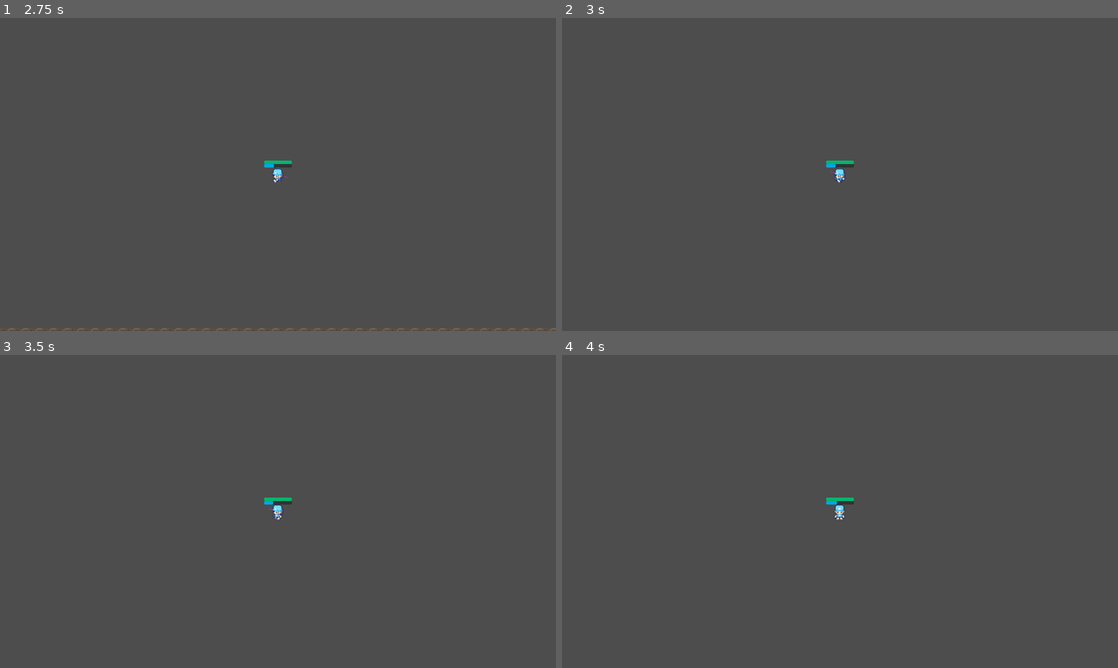
Above: before the commit, frames 1-4 (two rows, left to right).
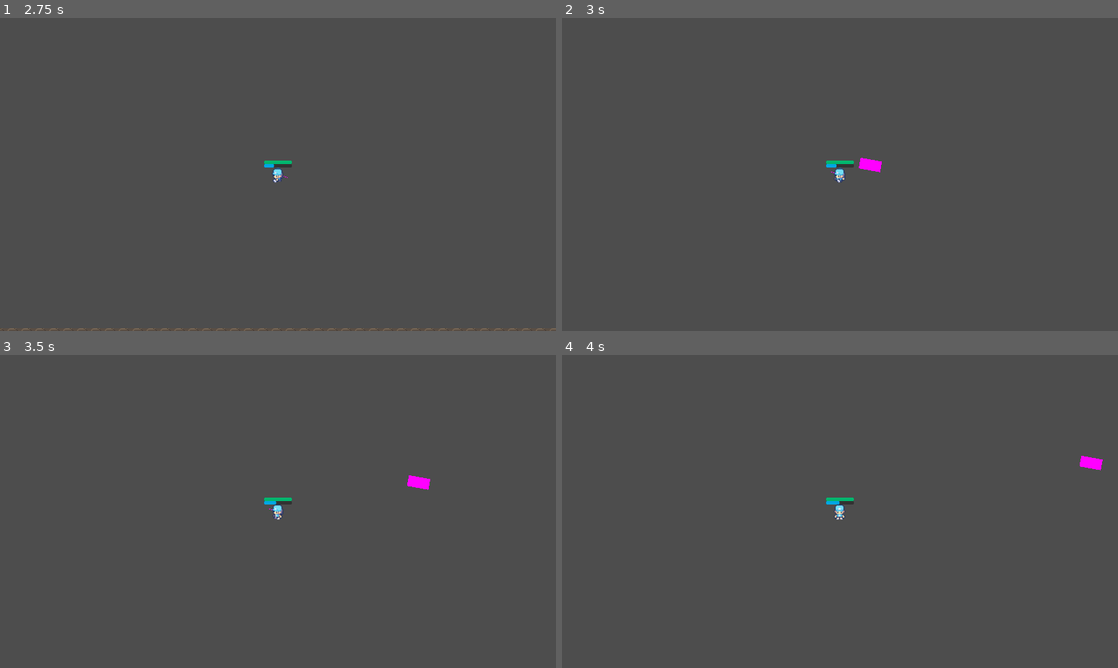
Above: after the commit, the same moments.

Repository: GDTV-Game-Jam-2024/GDTV
Game: Godot game, scene res://Scenes/main_menu.tscn
Same seed, same stepped clock (60 frames per second), same inputs: the game is played once before the commit and once after it. The engine's default icon, where the game draws it, is replaced by a stand-in: a white triangle on a blue panel in a dark square.
Inputs (mouse positions are in pixels of both pictures, inside the frame that each line leads up to):
- Up to frame 1 (2.75 s): click "Play" at 0.5 s; tap Enter at 1.25 s; move the mouse to (250, 237) at 1.27 s; hold Mouse wheel down (scrollDOWN) 1.28-2.03 s; hold Up (ui_up) from 1.28 s (still down); move the mouse to (444, 221) at 2.02 s; tap Mouse wheel up (scrollUP) at 2.1 s
- Up to frame 2 (3 s): move the mouse to (673, 127) at 2.77 s; release Up (ui_up) at 2.78 s; press the mouse at (673, 127) at 2.78 s; hold Left (ui_left) from 2.78 s (still down)
- Up to frame 3 (3.5 s): keep holding Left (ui_left)
- Up to frame 4 (4 s): keep holding Left (ui_left); move the mouse to (867, 511) at 3.52 s; release the mouse at (867, 511) at 3.53 s; tap 1 (wand1) at 3.6 s

Frame 1 is identical in both runs. In frame 2, 0.1% of the frame differs, in the area x 49-58%, y 44-50%; in frame 3, 0.1%, in the area x 49-78%, y 38-48%; in frame 4, 0.1%.
Error before the commit: Cannot call method 'instantiate' on a null value. (res://Scripts/weapon.gd:48)

Commit message:
Goblin and skeleton archer added
Set both of them to 1 HP
Set spawn portal to 200 HP
Created archer weapon and projectile

Diff:
--- a/Scenes/Entities/Goblin.tscn
+++ b/Scenes/Entities/Goblin.tscn
@@ -232,12 +232,15 @@
 
 [node name="NPC" instance=ExtResource("1_0nelu")]
 statMovementSpeed = 200.0
-statMaxHP = 10
+statMaxHP = 1
 meleeAttackDamage = 5
+meleeChargeHealthThreshold = 0
+meleeChanceForCharge = 0
 meleeChargeDamage = 10
 meleeChargeSpeed = 300.0
 State_ATTACK_RANGE = false
 State_ATTACK_RANGE_SMART = false
+State_ATTACK_MELEE_CHARGE = false
 
 [node name="AnimatedSprite2D" parent="." index="1"]
 sprite_frames = SubResource("SpriteFrames_34m42")
--- /dev/null
+++ b/Scenes/Entities/Skeleton_Archer.tscn
@@ -0,0 +1,23 @@
+[gd_scene load_steps=4 format=3 uid="uid://cvc238h4atmg1"]
+
+[ext_resource type="PackedScene" uid="uid://djmvmje8k5mgm" path="res://Scenes/Entities/NPC.tscn" id="1_d5yqo"]
+[ext_resource type="Texture2D" uid="uid://by8elav3rp0m8" path="res://Sprites/skeleton_archer.png" id="2_7qvt0"]
+[ext_resource type="PackedScene" uid="uid://bbyi2gaabt5st" path="res://Scenes/Weapons/enemy_wand_skeleton.tscn" id="2_otmkc"]
+
+[node name="NPC" instance=ExtResource("1_d5yqo")]
+statMovementSpeed = 100.0
+statMaxHP = 1
+meleeAttackCooldown = 1.5
+meleeChargeHealthThreshold = 0
+meleeChanceForCharge = 0
+meleeChargeSpeed = 200.0
+rangedWeapon = ExtResource("2_otmkc")
+rangedChanceForSmart = 0
+State_ATTACK_MELEE = false
+State_ATTACK_MELEE_CHARGE = false
+
+[node name="Sprite2D" parent="." index="2"]
+visible = true
+position = Vector2(0, -0.25)
+scale = Vector2(1.5, 1.5)
+texture = ExtResource("2_7qvt0")
--- /dev/null
+++ b/Scenes/Projectiles/projectile.tscn
@@ -0,0 +1,29 @@
+[gd_scene load_steps=4 format=3 uid="uid://c4gqfcinusn6j"]
+
+[ext_resource type="Script" path="res://Scripts/projectile.gd" id="1_52qdc"]
+
+[sub_resource type="PlaceholderTexture2D" id="PlaceholderTexture2D_ldumk"]
+size = Vector2(50, 25)
+
+[sub_resource type="RectangleShape2D" id="RectangleShape2D_yg3sc"]
+size = Vector2(6, 6)
+
+[node name="Projectile" type="Node2D"]
+script = ExtResource("1_52qdc")
+
+[node name="Sprite2D" type="Sprite2D" parent="."]
+texture = SubResource("PlaceholderTexture2D_ldumk")
+
+[node name="CollisionArea" type="Area2D" parent="."]
+collision_layer = 2
+monitorable = false
+
+[node name="CollisionShape2D" type="CollisionShape2D" parent="CollisionArea"]
+shape = SubResource("RectangleShape2D_yg3sc")
+
+[node name="GPUParticles2D" type="GPUParticles2D" parent="."]
+
+[node name="Timer" type="Timer" parent="."]
+
+[connection signal="body_entered" from="CollisionArea" to="." method="_on_collision_area_body_entered"]
+[connection signal="timeout" from="Timer" to="." method="_on_timer_timeout"]
--- /dev/null
+++ b/Scenes/Projectiles/skeleton_projectile.tscn
@@ -0,0 +1,12 @@
+[gd_scene load_steps=3 format=3 uid="uid://cjhqfoj7sagdj"]
+
+[ext_resource type="PackedScene" uid="uid://c4gqfcinusn6j" path="res://Scenes/Projectiles/projectile.tscn" id="1_fjr3c"]
+[ext_resource type="Texture2D" uid="uid://pnj48e72y14c" path="res://Sprites/arrow.png" id="2_vcif3"]
+
+[node name="Projectile" instance=ExtResource("1_fjr3c")]
+
+[node name="Sprite2D" parent="." index="0"]
+position = Vector2(-18, 0)
+rotation = 2.35619
+scale = Vector2(2, 2)
+texture = ExtResource("2_vcif3")
--- /dev/null
+++ b/Scenes/Weapons/enemy_wand_skeleton.tscn
@@ -0,0 +1,9 @@
+[gd_scene load_steps=3 format=3 uid="uid://bbyi2gaabt5st"]
+
+[ext_resource type="PackedScene" uid="uid://ohlhdt3pway8" path="res://Scenes/Weapons/weapon.tscn" id="1_idhey"]
+[ext_resource type="PackedScene" uid="uid://cjhqfoj7sagdj" path="res://Scenes/Projectiles/skeleton_projectile.tscn" id="2_sgao3"]
+
+[node name="Weapon" instance=ExtResource("1_idhey")]
+cooldown = 1.5
+spread = 15
+projectile = ExtResource("2_sgao3")
--- a/Scenes/Weapons/wand_basic.tscn
+++ b/Scenes/Weapons/wand_basic.tscn
@@ -3,4 +3,7 @@
 [ext_resource type="PackedScene" uid="uid://ohlhdt3pway8" path="res://Scenes/Weapons/weapon.tscn" id="1_0oh2n"]
 
 [node name="WandBasic" instance=ExtResource("1_0oh2n")]
+cooldown = 0.8
+manaCost = 10
+spread = 10
 team = "Player"
--- a/Scenes/Weapons/weapon.tscn
+++ b/Scenes/Weapons/weapon.tscn
@@ -1,14 +1,14 @@
 [gd_scene load_steps=4 format=3 uid="uid://ohlhdt3pway8"]
 
 [ext_resource type="Script" path="res://Scripts/weapon.gd" id="1_321qb"]
-[ext_resource type="PackedScene" uid="uid://c4gqfcinusn6j" path="res://Scenes/projectile.tscn" id="2_6n4m7"]
+[ext_resource type="PackedScene" uid="uid://c4gqfcinusn6j" path="res://Scenes/Projectiles/projectile.tscn" id="2_v60rr"]
 
 [sub_resource type="PlaceholderTexture2D" id="PlaceholderTexture2D_ixuf2"]
 size = Vector2(10, 1)
 
 [node name="Weapon" type="Node2D"]
 script = ExtResource("1_321qb")
-projectile = ExtResource("2_6n4m7")
+projectile = ExtResource("2_v60rr")
 
 [node name="Sprite2D" type="Sprite2D" parent="."]
 position = Vector2(19, 0)
--- a/Scenes/spawn_portal.gd
+++ b/Scenes/spawn_portal.gd
@@ -8,19 +8,21 @@
 @export var spawnTimer : float = 7  # how much time left until next spawn
 @export var spawnPower : int = 10  # how many enemies get spawned per cycle
 @export var spawnCounter : int = 0  # how many enemies were spawned this cycle
-@export var health : int = 20  # how much damage it can take
+@export var health : int = 200  # how much damage it can take
 @export var isAlive : bool = true
 
 var goblin : PackedScene = load("res://Scenes/Entities/Goblin.tscn") as PackedScene
+var skeletonArcher : PackedScene = load("res://Scenes/Entities/Skeleton_Archer.tscn") as PackedScene
 
 
 # allows initialization with coordinates
 func init(coordinates : Vector2) -> void:
 	global_position = coordinates
-	spawnTimer = 3
+	spawnTimer = 7
 	spawnPower = 10
 	health = 20
 	isAlive = true
+
 
 func _ready() -> void:
 	pass
@@ -37,9 +39,7 @@
 	else:
 		kill()
 
-
 	if spawnTimer < 0:
-
 		spawnCycle()
 
 
@@ -54,21 +54,21 @@
 	if spawnPower < 20 :
 		while spawnCounter < spawnPower:
 			spawn_enemy(goblin)
-			spawnCounter += 2
+			spawnCounter += 5
+			# TODO: move power value for spawnCounter into NPC as an export
 	elif spawnPower < 50:
 		while spawnCounter < spawnPower:
 			spawn_enemy(goblin)
-			spawnCounter += 2
-			print("spawning an archer")
-			spawnCounter += 4
+			spawnCounter += 5
+			spawn_enemy(skeletonArcher)
+			spawnCounter += 15
 	elif spawnPower < 100:
 		while spawnCounter < spawnPower:
 			spawn_enemy(goblin)
 			spawnCounter += 2
 			spawn_enemy(goblin)
 			spawnCounter += 2
-
-			print("spawning an archer")
+			spawn_enemy(skeletonArcher)
 			spawnCounter += 4
 			print("spawning a giant")
 			spawnCounter += 10
@@ -83,7 +83,7 @@
 	spawnTimer = spawnTimer + spawnTimerMax
 
 
-func spawn_enemy(enemyType) -> void:
+func spawn_enemy(enemyType: PackedScene) -> void:
 	var spawn_location : PathFollow2D = $SummonPath/PathFollow2D as PathFollow2D
 	spawn_location.progress_ratio = randf()
 	print("Spawn Location set to ", spawn_location.position)
@@ -94,19 +94,6 @@
 	print(newEnemy," was created.")
 
 
-
-# TODO: does this bind the goblin to the spawn portal?
-func spawn_goblin():
-	var spawn_location = $SummonPath/PathFollow2D
-	spawn_location.progress_ratio = randf()
-	print("Spawn Location set to ", spawn_location.position)
-
-	var new_goblin = goblin.instantiate()
-	new_goblin.init(spawn_location.position)
-	add_child(new_goblin)
-	print(new_goblin," was created.")
-
-
 # called when isAlive is set to false
 func kill() -> void:
 	print("killed", $".")
Binary file added: Sprites/arrow.png
Not shown, added: Sprites/arrow.png.import
